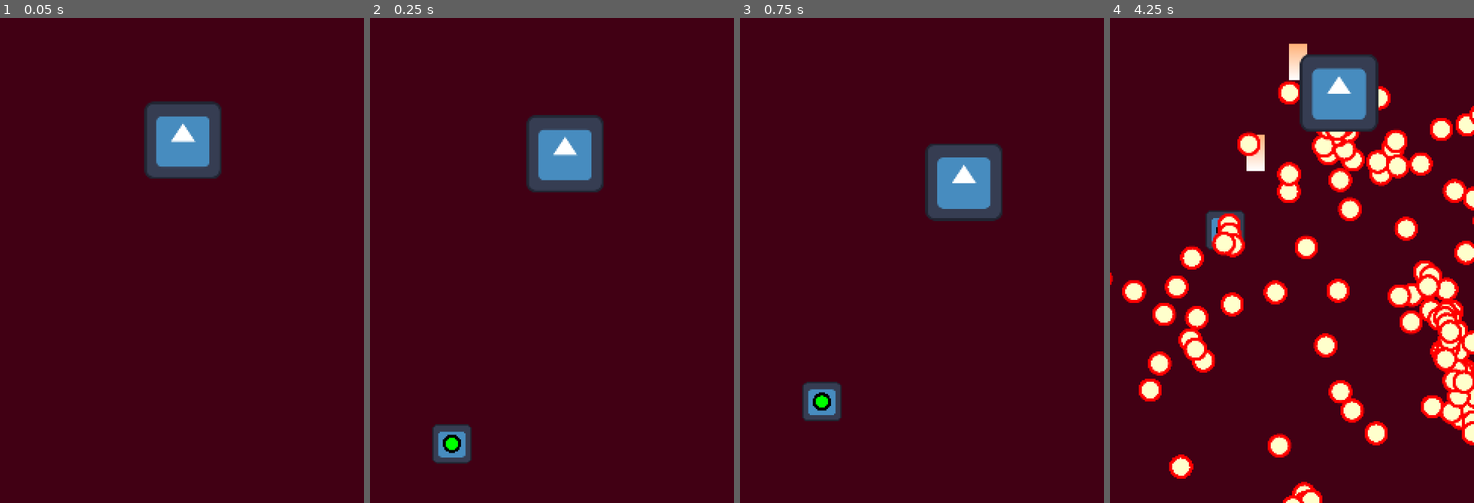
Above: before the commit, frames 1-4 (left to right).
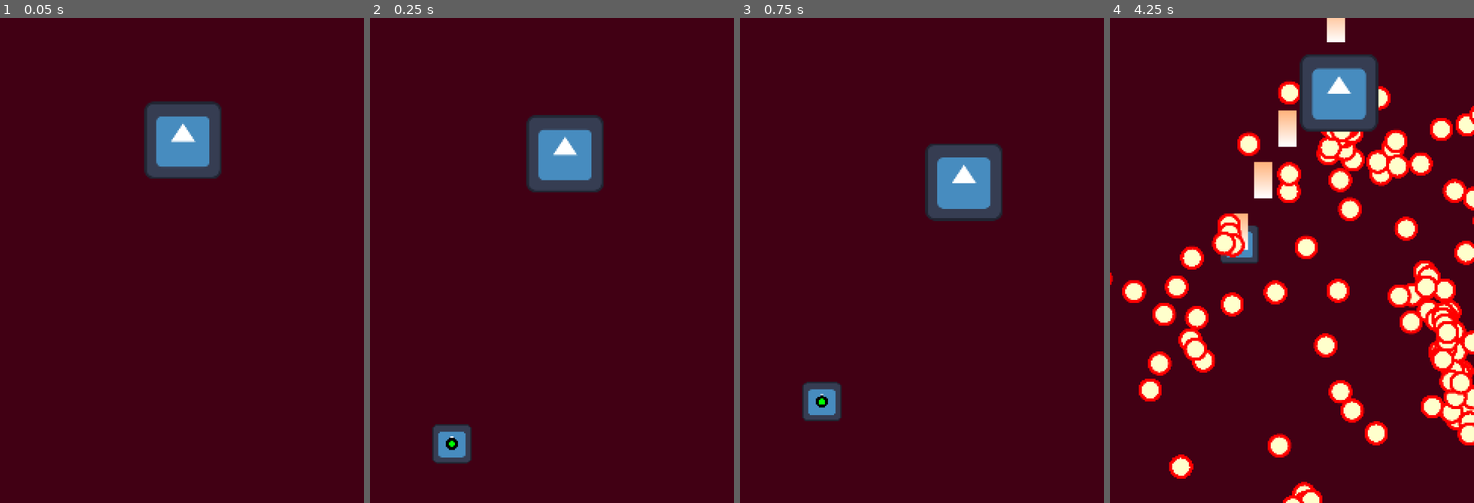
Above: after the commit, the same moments.

Repository: Aeterasu/GWJ97
Game: Godot game, scene res://main/main.tscn
Two runs of this game, one before a commit and one after it. Both use one fixed random seed, a clock stepped at 60 frames per second and the inputs below. The engine's default icon, where the game draws it, is replaced by a stand-in: a white triangle on a blue panel in a dark square.
Inputs (mouse positions are in pixels of both pictures, inside the frame that each line leads up to):
- Up to frame 1 (0.05 s): no input
- Up to frame 2 (0.25 s): no input
- Up to frame 3 (0.75 s): tap Enter (ui_accept) at 0.5 s; move the mouse to (1002, 236) at 0.52 s; hold D (player_input_right) from 0.53 s (still down); hold J (player_input_action_1) from 0.53 s (still down); click (1002, 236) at 0.67 s
- Up to frame 4 (4.25 s): tap Enter (ui_accept) at 0.77, 1.52, 3.02, 3.77 s; tap K (player_input_action_2) at 0.8, 1.35, 2.3, 2.85, 3.8 s; move the mouse to (1219, 284) at 1.27 s; release D (player_input_right) at 1.28 s; release J (player_input_action_1) at 1.28 s; hold S (player_input_down) 1.28-2.03 s; tap J (player_input_action_1) at 1.55, 3.05 s; move the mouse to (1328, 153) at 2.02 s; hold D (player_input_right) 2.03-2.78 s; hold J (player_input_action_1) 2.03-2.78 s; move the mouse to (1273, 357) at 2.77 s; hold W (player_input_up) 2.78-3.53 s; click (1273, 357) at 2.92 s; move the mouse to (1401, 333) at 3.52 s; hold A (player_input_left) from 3.53 s (still down); hold J (player_input_action_1) from 3.53 s (still down)

Frame 1 is identical in both runs. In frame 2, 0.1% of the frame differs, in the area x 20-25%, y 85-90%; in frame 3, 0.1%; in frame 4, 4.4%, in the area x 26-100%, y 0-89%.

Commit message:
weapon base

Diff:
--- a/project/game/game.tscn
+++ b/project/game/game.tscn
@@ -52,8 +52,8 @@
 grow_vertical = 2
 color = Color(0.2552118, 0, 0.080417074, 1)
 
-[node name="Player" parent="." unique_id=151246520 node_paths=PackedStringArray("bullet") instance=ExtResource("1_l1rk1")]
-bullet = NodePath("../PlayerBulletEngine")
+[node name="Player" parent="." unique_id=151246520 node_paths=PackedStringArray("bullet_engine") instance=ExtResource("1_l1rk1")]
+bullet_engine = NodePath("../PlayerBulletEngine")
 
 [node name="PlayerBulletEngine" type="Node" parent="." unique_id=107471320 node_paths=PackedStringArray("bullet_visual")]
 script = ExtResource("2_4fuuu")
--- a/project/player/player.gd
+++ b/project/player/player.gd
@@ -3,10 +3,10 @@
 @export var base_speed: float = 0.0
 @export var focus_speed: float = 0.0
 
-@export var fire_rate: float = 0.1
-var fire_time_left: float = 0.0
+@export var weapon: PlayerWeapon = null
+var is_focused: bool = false
 
-@export var bullet: BulletEngine = null
+@export var bullet_engine: BulletEngine = null
 
 var enable_hitbox: bool = false
 
@@ -19,7 +19,7 @@
 }
 
 func _ready() -> void:
-	pass
+	weapon.bullet_engine = self.bullet_engine
 
 func _physics_process(delta: float) -> void:
 	if control_state == ControlState.NORMAL:
@@ -30,20 +30,18 @@
 	var dir: Vector2 = Vector2.ZERO
 
 	dir = Input.get_vector("player_input_left", "player_input_right", "player_input_up","player_input_down")
+	var move_speed = focus_speed if is_focused else base_speed
 
-	global_position += dir.normalized() * base_speed * delta
+	global_position += dir.normalized() * move_speed * delta
 	global_position.x = clampf(global_position.x, 0.0, Game.BOARD_SIZE.x)
 	global_position.y = clampf(global_position.y, 0.0, Game.BOARD_SIZE.y)
 
 func process_weapon(delta: float) -> void:
-	fire_time_left = max(fire_time_left - delta, 0.0)
-
-	if fire_time_left <= 0.0 and Input.is_action_pressed("player_input_action_1"):
-		fire_time_left = fire_rate
-		fire()
+	is_focused = Input.is_action_pressed("player_input_action_2")
+	weapon.is_firing = Input.is_action_pressed("player_input_action_1")
 
 func fire() -> void:
-	bullet.fire_bullet(global_position, Vector2.UP.angle(), 512.0)
+	bullet_engine.fire_bullet(global_position, Vector2.UP.angle(), 512.0)
 
 func _process(delta: float) -> void:
 	pass
--- a/project/player/player.tscn
+++ b/project/player/player.tscn
@@ -3,11 +3,13 @@
 [ext_resource type="Script" uid="uid://bghv017mpdmfg" path="res://player/player.gd" id="1_rkbax"]
 [ext_resource type="Texture2D" uid="uid://5lbu4jhq605g" path="res://icon.svg" id="2_g1dw6"]
 [ext_resource type="Script" uid="uid://chy30x75gw6ih" path="res://util/2d/circle_2d.gd" id="3_g1dw6"]
+[ext_resource type="Script" uid="uid://daly1svuqwggy" path="res://player/player_weapon.gd" id="4_yw30f"]
 
-[node name="Player" type="Node2D" unique_id=151246520]
+[node name="Player" type="Node2D" unique_id=151246520 node_paths=PackedStringArray("weapon")]
 script = ExtResource("1_rkbax")
 base_speed = 240.0
 focus_speed = 100.0
+weapon = NodePath("BaseWeapon")
 
 [node name="AnimatedSprite2D" type="Sprite2D" parent="." unique_id=77417257]
 scale = Vector2(0.2, 0.2)
@@ -16,11 +18,18 @@
 [node name="Circle2D2" type="Node2D" parent="." unique_id=1089275576]
 modulate = Color(0, 0, 0, 1)
 script = ExtResource("3_g1dw6")
-radius = 6.0
+radius = 4.0
 metadata/_custom_type_script = "uid://chy30x75gw6ih"
 
 [node name="Circle2D" type="Node2D" parent="." unique_id=1012028860]
 modulate = Color(0, 1, 0, 1)
 script = ExtResource("3_g1dw6")
-radius = 4.0
+radius = 2.0
 metadata/_custom_type_script = "uid://chy30x75gw6ih"
+
+[node name="BaseWeapon" type="Node2D" parent="." unique_id=1696975318]
+script = ExtResource("4_yw30f")
+fire_rate = 0.06
+damage = 1.0
+shot_speed = 512.0
+metadata/_custom_type_script = "uid://daly1svuqwggy"
--- /dev/null
+++ b/project/player/player_weapon.gd
@@ -0,0 +1,25 @@
+class_name PlayerWeapon extends Node2D
+
+@export var fire_rate: float = 0.0
+var fire_time_left: float = 0.0
+
+@export var damage: float = 0.0
+
+@export var shot_speed: float = 0.0
+
+var is_firing: bool = false
+
+var bullet_engine: BulletEngine = null
+
+func _physics_process(delta: float) -> void:
+	if is_firing:
+		fire_time_left -= delta
+
+		if fire_time_left <= 0.0:
+			fire()
+			fire_time_left = fire_rate
+	else:
+		fire_time_left = 0.0
+
+func fire() -> void:
+	bullet_engine.fire_bullet(global_position, Vector2.UP.angle(), shot_speed)
--- a/project/project.godot
+++ b/project/project.godot
@@ -61,12 +61,14 @@
 "deadzone": 0.2,
 "events": [Object(InputEventKey,"resource_local_to_scene":false,"resource_name":"","device":-1,"window_id":0,"alt_press …(192 unchanged characters)…
 , Object(InputEventKey,"resource_local_to_scene":false,"resource_name":"","device":-1,"window_id":0,"alt_pressed":false …(183 unchanged characters)…
+, Object(InputEventKey,"resource_local_to_scene":false,"resource_name":"","device":-1,"window_id":0,"alt_pressed":false,"shift_pressed":false,"ctrl_pressed":false,"meta_pressed":false,"pressed":false,"keycode":0,"physical_keycode":32,"key_label":0,"unicode":32,"location":0,"echo":false,"script":null)
 ]
 }
 player_input_action_2={
 "deadzone": 0.2,
 "events": [Object(InputEventKey,"resource_local_to_scene":false,"resource_name":"","device":-1,"window_id":0,"alt_press …(192 unchanged characters)…
 , Object(InputEventKey,"resource_local_to_scene":false,"resource_name":"","device":-1,"window_id":0,"alt_pressed":false …(183 unchanged characters)…
+, Object(InputEventKey,"resource_local_to_scene":false,"resource_name":"","device":-1,"window_id":0,"alt_pressed":false,"shift_pressed":false,"ctrl_pressed":false,"meta_pressed":false,"pressed":false,"keycode":0,"physical_keycode":4194325,"key_label":0,"unicode":0,"location":0,"echo":false,"script":null)
 ]
 }
 player_input_action_3={
Not shown, added: project/player/player_weapon.gd.uid
